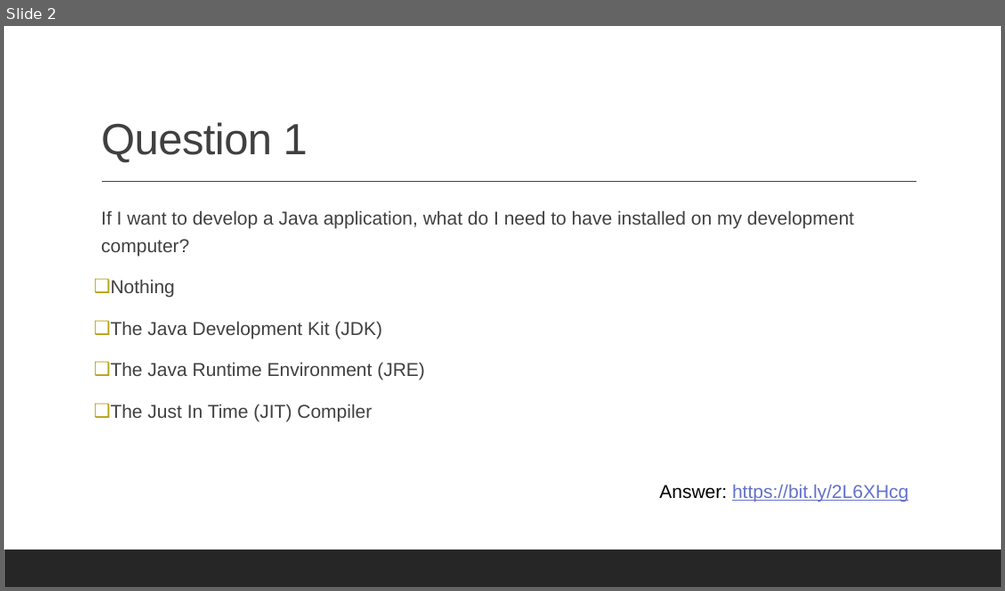
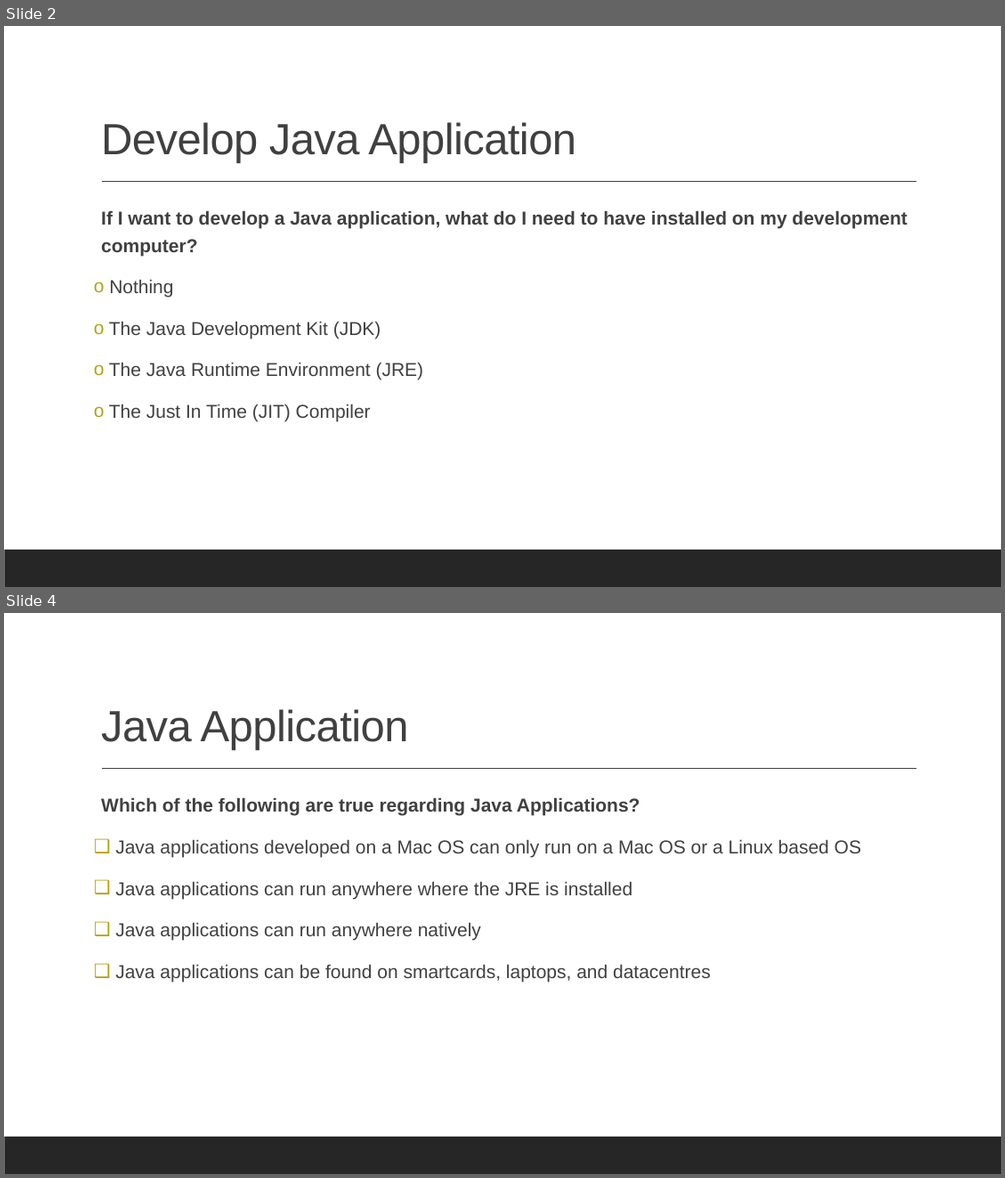
Before and after one commit to albertattard/java-boot-camp, a slide deck: assets/quiz/Quiz - 01.pptx. Shown one above the other, each under a label of ours: slide 2 before the commit, slides 2 and 4 after it; the slides between them are not shown. The pictures are 1005x591 and 1005x1178 pixels, drawn with LibreOffice and Linux fonts; fonts in the diff are those of the drawing. Boxes give left, top, right and bottom in pixels: in the first picture for what was removed or moved away, otherwise in the second. Text is boxed around its words. In the diff, an @@ line names an element or a change of style, - is before the commit and + after.

```diff
--- a/assets/quiz/Quiz - 01.pptx
+++ b/assets/quiz/Quiz - 01.pptx
@@ slide 4 added at [4, 613, 1001, 1174], background #FFFFFF; not listed: 2 template elements that a slide beside it also shows @@
@@ title added at [101, 709, 409, 750], 42 pt, text #404040 @@
+Java Application
@@ text added at [101, 797, 861, 981], 18 pt, text #404040 @@
+  Which of the following are true regarding Java Applications?
+❑ Java applications developed on a Mac OS can only run on a Mac OS or a Linux based OS
+❑ Java applications can run anywhere where the JRE is installed
+❑ Java applications can run anywhere natively
+❑ Java applications can be found on smartcards, laptops, and datacentres
@@ slide 2 changed as well @@
@@ title at [101, 122, 576, 163]: text changed @@
-Question 1
+Develop Java Application
@@ text "If I want to develop ..." at [101, 210, 906, 421]: bold on in "If I want to develop a Java ..."; bullet ❑ to o @@
@@ text removed at [659, 484, 908, 501] @@
-Answer: https://bit.ly/2L6XHcg
```
Also in this commit, not shown: 1 other slide changed, 15 other slides added, 3 other files.
